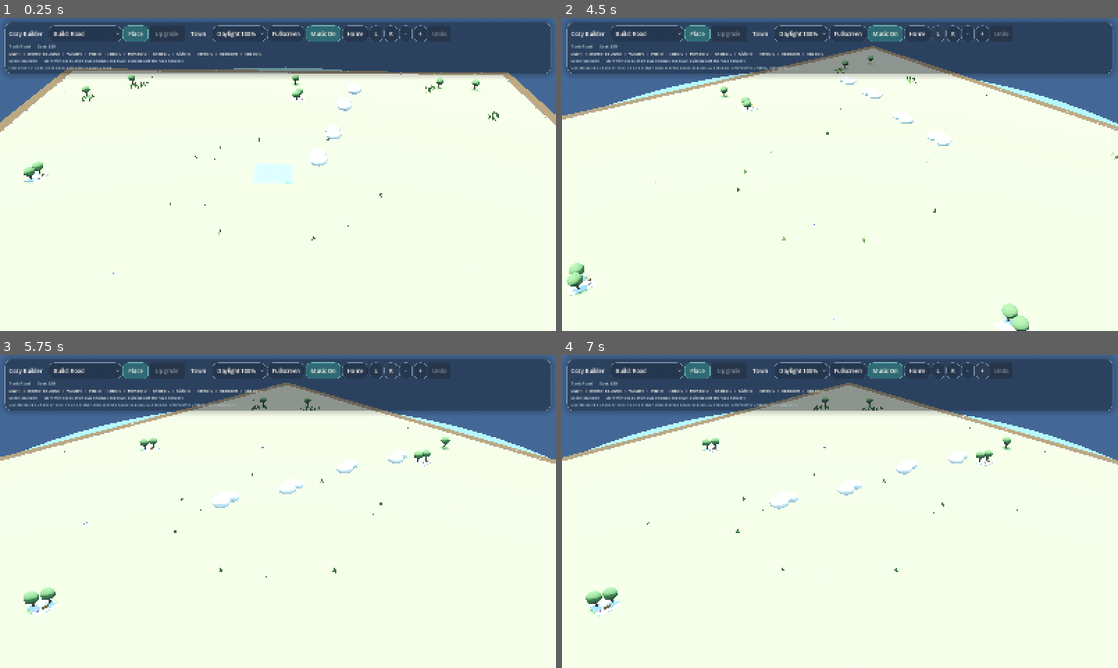
Above: before the commit, frames 1-4 (two rows, left to right).
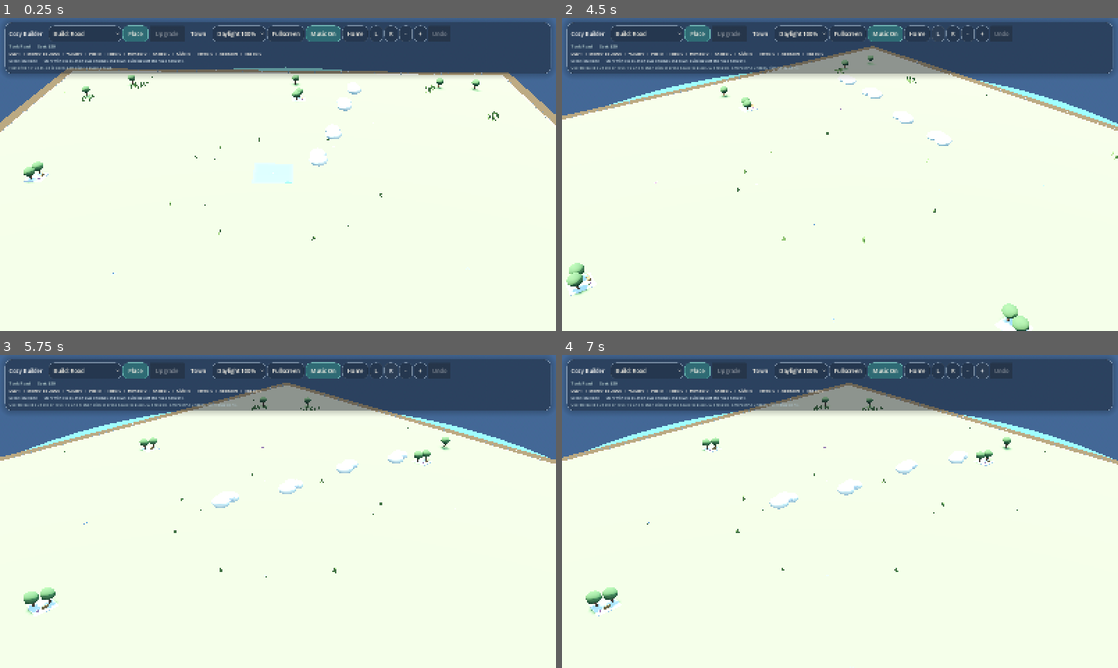
Above: after the commit, the same moments.

Repository: johnswaffles/my-backend-api
Game: Godot game, scene res://scenes/main_scene.tscn
Same seed, same stepped clock (60 frames per second), same inputs: the game is played once before the commit and once after it.
Inputs:
- Up to frame 1 (0.25 s): no input
- Up to frame 2 (4.5 s): click "Build: Road" at 0.5 s; click "Place" at 1.25 s; click "Town" at 2 s; click "Daylight 100%" at 2.75 s; click "Home" at 3.5 s; click "L" at 4.25 s
- Up to frame 3 (5.75 s): click "R" at 5 s
- Up to frame 4 (7 s): click "-" at 5.75 s; click "+" at 6.5 s

The runs differ from the first frame. In frame 1, less than 0.1% of the frame differs, in the area x 5-87%, y 20-51%; in frame 2, less than 0.1%; in frame 3, less than 0.1%; in frame 4, less than 0.1%, in the area x 4-81%, y 27-80%.

Commit message:
Improve cozy builder visuals

Diff:
--- a/cozy-builder-godot/scripts/building_system.gd
+++ b/cozy-builder-godot/scripts/building_system.gd
@@ -202,12 +202,20 @@
 var _soil_material: StandardMaterial3D
 var _stone_material: StandardMaterial3D
 var _water_material: StandardMaterial3D
+var _water_highlight_material: StandardMaterial3D
 var _road_material: StandardMaterial3D
+var _road_top_detail_material: StandardMaterial3D
+var _road_edge_highlight_material: StandardMaterial3D
+var _crosswalk_material: StandardMaterial3D
 var _road_mark_material: StandardMaterial3D
 var _sidewalk_material: StandardMaterial3D
 var _window_material: StandardMaterial3D
+var _window_frame_material: StandardMaterial3D
+var _roof_fascia_material: StandardMaterial3D
 var _street_lamp_bulb_material: StandardMaterial3D
 var _leaf_material: StandardMaterial3D
+var _leaf_material_light: StandardMaterial3D
+var _leaf_material_dark: StandardMaterial3D
 var _trunk_material: StandardMaterial3D
 var _flower_material_pink: StandardMaterial3D
 var _flower_material_blue: StandardMaterial3D
@@ -386,18 +394,26 @@
 
 
 func _build_materials() -> void:
-	_ground_material_a = _make_material("7d8753", 0.98)
-	_ground_material_b = _make_material("6f784a", 0.98)
-	_ground_material_c = _make_material("95a16a", 0.98)
+	_ground_material_a = _make_material("8da061", 0.96)
+	_ground_material_b = _make_material("7f9258", 0.97)
+	_ground_material_c = _make_material("a7b774", 0.96)
 	_soil_material = _make_material("5c4631", 0.99)
-	_stone_material = _make_material("d8c8b6", 0.94)
-	_water_material = _make_material("587f92", 0.34, 0.0, true, "d5f0f6", 0.12)
-	_road_material = _make_material("474b53", 0.98)
-	_road_mark_material = _make_material("e0be57", 0.82)
-	_sidewalk_material = _make_material("cdbca4", 0.94)
-	_window_material = _make_material("ffb85b", 0.16, 0.0, true, "ffd18a", 0.14)
+	_stone_material = _make_material("ddcbb7", 0.9)
+	_water_material = _make_material("4d91a2", 0.26, 0.0, true, "c7f1f4", 0.1)
+	_water_highlight_material = _make_transparent_material(Color("d6f9f2"), 0.42, 0.26)
+	_road_material = _make_material("444950", 0.98)
+	_road_top_detail_material = _make_material("5f666e", 0.96)
+	_road_edge_highlight_material = _make_material("bbc0b4", 0.9)
+	_crosswalk_material = _make_material("eee6d4", 0.88)
+	_road_mark_material = _make_material("f0c84f", 0.78)
+	_sidewalk_material = _make_material("d5c4aa", 0.9)
+	_window_material = _make_material("ffc66f", 0.12, 0.0, true, "ffd894", 0.22)
+	_window_frame_material = _make_material("f3ead8", 0.86)
+	_roof_fascia_material = _make_material("73533b", 0.84)
 	_street_lamp_bulb_material = _make_material("fff4d8", 0.04, 0.0, true, "ffe7a8", 0.38)
-	_leaf_material = _make_material("5f7f4a", 0.98)
+	_leaf_material = _make_material("5f7f4a", 0.96)
+	_leaf_material_light = _make_material("7f9a57", 0.96)
+	_leaf_material_dark = _make_material("3f633a", 0.98)
 	_trunk_material = _make_material("6d4d39", 0.94)
 	_flower_material_pink = _make_material("d98fae", 0.82)
 	_flower_material_blue = _make_material("89afd9", 0.82)
@@ -3268,6 +3284,21 @@
 	shallows.position = Vector3(0.0, -0.49, 0.0)
 	grid_root.add_child(shallows)
 
+	for ring_data in [
+		{"radius": float(GRID_SIZE) * 0.506, "height": -0.425, "alpha": 0.16},
+		{"radius": float(GRID_SIZE) * 0.472, "height": -0.43, "alpha": 0.09},
+	]:
+		var ripple := MeshInstance3D.new()
+		var ripple_mesh := TorusMesh.new()
+		ripple_mesh.inner_radius = float(ring_data["radius"]) - 0.04
+		ripple_mesh.outer_radius = float(ring_data["radius"]) + 0.04
+		ripple_mesh.rings = 8
+		ripple_mesh.ring_segments = 96
+		ripple.mesh = ripple_mesh
+		ripple.material_override = _make_transparent_material(Color("dff8ef"), 0.36, float(ring_data["alpha"]))
+		ripple.position = Vector3(0.0, float(ring_data["height"]), 0.0)
+		grid_root.add_child(ripple)
+
 
 func _build_island_base() -> void:
 	var base := MeshInstance3D.new()
@@ -3578,6 +3609,9 @@
 	_add_soft_block(Vector3(0.0, 0.04, 0.0), Vector3(shore_size.x * 0.86, 0.04, shore_size.y * 0.86), shore_color, lot_root, 0.18)
 	_add_soft_block(Vector3(0.0, 0.06, 0.0), Vector3(water_size.x, 0.03, water_size.y), water_deep, structure_root, 0.22)
 	_add_soft_block(Vector3(0.0, 0.08, 0.0), Vector3(water_size.x * 0.82, 0.02, water_size.y * 0.82), water_surface, structure_root, 0.18)
+	_add_box(Vector3(-water_size.x * 0.14, 0.096, -water_size.y * 0.12), Vector3(water_size.x * 0.46, 0.012, 0.035), _water_highlight_material, structure_root)
+	_add_box(Vector3(water_size.x * 0.18, 0.098, water_size.y * 0.16), Vector3(water_size.x * 0.28, 0.012, 0.03), _water_highlight_material, structure_root)
+	_add_box(Vector3(water_size.x * 0.06, 0.1, 0.0), Vector3(0.035, 0.012, water_size.y * 0.36), _water_highlight_material, structure_root)
 	_add_box(Vector3(0.0, 0.07, water_size.y * 0.46), Vector3(water_size.x * 0.92, 0.02, 0.08), shore_color, lot_root)
 	_add_box(Vector3(0.0, 0.07, -water_size.y * 0.46), Vector3(water_size.x * 0.92, 0.02, 0.08), shore_color, lot_root)
 	_add_box(Vector3(water_size.x * 0.46, 0.07, 0.0), Vector3(0.08, 0.02, water_size.y * 0.92), shore_color, lot_root)
@@ -4338,7 +4372,51 @@
 		_add_box(Vector3(-0.18, 0.108, 0.0), Vector3(0.05, 0.012, 0.84), rail_material, root)
 		_add_box(Vector3(0.18, 0.108, 0.0), Vector3(0.05, 0.012, 0.84), rail_material, root)
 
+	if not preview:
+		_add_road_finish_details(root, vertical_straight, horizontal_straight, intersection, north, east, south, west)
+
 	return root
+
+
+func _add_road_finish_details(root: Node3D, vertical_straight: bool, horizontal_straight: bool, intersection: bool, north: bool, east: bool, south: bool, west: bool) -> void:
+	if vertical_straight:
+		_add_box(Vector3(-1.76, 0.122, 0.0), Vector3(0.035, 0.012, 3.58), _road_edge_highlight_material, root)
+		_add_box(Vector3(1.76, 0.122, 0.0), Vector3(0.035, 0.012, 3.58), _road_edge_highlight_material, root)
+		_add_road_patch(root, Vector3(-0.58, 0.123, -0.72), Vector3(0.62, 0.01, 0.34))
+		_add_road_patch(root, Vector3(0.72, 0.123, 0.58), Vector3(0.54, 0.01, 0.28))
+	elif horizontal_straight:
+		_add_box(Vector3(0.0, 0.122, -1.76), Vector3(3.58, 0.012, 0.035), _road_edge_highlight_material, root)
+		_add_box(Vector3(0.0, 0.122, 1.76), Vector3(3.58, 0.012, 0.035), _road_edge_highlight_material, root)
+		_add_road_patch(root, Vector3(-0.72, 0.123, -0.58), Vector3(0.34, 0.01, 0.62))
+		_add_road_patch(root, Vector3(0.58, 0.123, 0.72), Vector3(0.28, 0.01, 0.54))
+	elif intersection:
+		for offset in [-1.76, 1.76]:
+			_add_box(Vector3(offset, 0.122, 0.0), Vector3(0.035, 0.012, 3.82), _road_edge_highlight_material, root)
+			_add_box(Vector3(0.0, 0.122, offset), Vector3(3.82, 0.012, 0.035), _road_edge_highlight_material, root)
+		if north:
+			_add_crosswalk_local(root, Vector3(0.0, 0.128, -1.34), true)
+		if south:
+			_add_crosswalk_local(root, Vector3(0.0, 0.128, 1.34), true)
+		if east:
+			_add_crosswalk_local(root, Vector3(1.34, 0.128, 0.0), false)
+		if west:
+			_add_crosswalk_local(root, Vector3(-1.34, 0.128, 0.0), false)
+		_add_road_patch(root, Vector3(-0.68, 0.123, 0.58), Vector3(0.38, 0.01, 0.48))
+		_add_road_patch(root, Vector3(0.72, 0.123, -0.54), Vector3(0.42, 0.01, 0.42))
+
+
+func _add_road_patch(root: Node3D, center: Vector3, size: Vector3) -> void:
+	var patch := _add_box(center, size, _road_top_detail_material, root)
+	patch.rotation_degrees.y = 0.0
+
+
+func _add_crosswalk_local(root: Node3D, center: Vector3, horizontal: bool) -> void:
+	for stripe_index in range(4):
+		var offset := (float(stripe_index) - 1.5) * 0.22
+		if horizontal:
+			_add_box(center + Vector3(offset, 0.0, 0.0), Vector3(0.1, 0.012, 0.72), _crosswalk_material, root)
+		else:
+			_add_box(center + Vector3(0.0, 0.0, offset), Vector3(0.72, 0.012, 0.1), _crosswalk_material, root)
 
 
 func _road_in_source(cell: Vector2i, road_source: Array) -> bool:
@@ -4567,8 +4645,9 @@
 	_add_shadow_disc_local(Vector3(0.0, 0.01, 0.0), Vector2(0.9, 0.7), 0.18, root)
 	_add_local_cylinder(Vector3(0.0, 0.34, 0.0), 0.11, 0.08, 0.68, _trunk_material, root)
 	_add_local_sphere(Vector3(0.0, 0.92, 0.02), 0.52, 0.86, _leaf_material, root)
-	_add_local_sphere(Vector3(-0.2, 0.84, 0.0), 0.34, 0.66, _leaf_material, root)
-	_add_local_sphere(Vector3(0.22, 0.84, -0.08), 0.3, 0.58, _leaf_material, root)
+	_add_local_sphere(Vector3(-0.2, 0.84, 0.0), 0.34, 0.66, _leaf_material_light, root)
+	_add_local_sphere(Vector3(0.22, 0.84, -0.08), 0.3, 0.58, _leaf_material_dark, root)
+	_add_local_sphere(Vector3(0.08, 1.12, -0.06), 0.24, 0.38, _leaf_material_light, root)
 
 
 func _add_grass_clump(position_3d: Vector3, scale_factor: float) -> void:
@@ -4997,8 +5076,9 @@
 	_add_shadow_disc_local(position_3d + Vector3(0.0, 0.01, 0.0), Vector2(0.82, 0.64), 0.16, parent)
 	_add_local_cylinder(position_3d + Vector3(0.0, 0.34, 0.0), 0.11, 0.08, 0.68, _trunk_material, parent)
 	_add_local_sphere(position_3d + Vector3(0.0, 0.92, 0.02), 0.52, 0.86, _leaf_material, parent)
-	_add_local_sphere(position_3d + Vector3(-0.2, 0.84, 0.0), 0.34, 0.66, _leaf_material, parent)
-	_add_local_sphere(position_3d + Vector3(0.22, 0.84, -0.08), 0.3, 0.58, _leaf_material, parent)
+	_add_local_sphere(position_3d + Vector3(-0.2, 0.84, 0.0), 0.34, 0.66, _leaf_material_light, parent)
+	_add_local_sphere(position_3d + Vector3(0.22, 0.84, -0.08), 0.3, 0.58, _leaf_material_dark, parent)
+	_add_local_sphere(position_3d + Vector3(0.06, 1.1, -0.04), 0.22, 0.36, _leaf_material_light, parent)
 
 
 func _add_local_flower_patch(center: Vector3, count: int, material: StandardMaterial3D, parent: Node) -> void:
@@ -5025,14 +5105,24 @@
 
 
 func _add_window_band(position_3d: Vector3, size: Vector3) -> void:
-	var band := _add_box(position_3d, size, _window_material, building_root)
-	_window_bands.append(band)
+	_add_window_band_local(position_3d, size, building_root)
 
 
 func _add_window_band_local(position_3d: Vector3, size: Vector3, parent: Node, material: Material = null) -> MeshInstance3D:
 	var band_material: Material = material if material != null else _window_material
-	var band := _add_box(position_3d, size, band_material, parent)
+	var frame_size := Vector3(
+		size.x + (0.08 if size.x >= size.z else 0.045),
+		size.y + 0.075,
+		size.z + (0.08 if size.z > size.x else 0.045)
+	)
+	_add_box(position_3d - Vector3(0.0, 0.0, 0.006), frame_size, _window_frame_material, parent)
+	var band := _add_box(position_3d + Vector3(0.0, 0.0, 0.012), size, band_material, parent)
 	_window_bands.append(band)
+	if maxf(size.x, size.z) > 0.24:
+		if size.x >= size.z:
+			_add_box(position_3d + Vector3(0.0, 0.0, 0.02), Vector3(0.025, size.y * 0.86, maxf(size.z * 0.7, 0.02)), _roof_fascia_material, parent)
+		else:
+			_add_box(position_3d + Vector3(0.0, 0.0, 0.02), Vector3(maxf(size.x * 0.7, 0.02), size.y * 0.86, 0.025), _roof_fascia_material, parent)
 	return band
 
 
@@ -5119,6 +5209,15 @@
 	left.rotation_degrees.x = -tilt_degrees
 	right.rotation_degrees.x = tilt_degrees
 	_add_box(center + Vector3(0.0, size.y * 0.24, 0.0), Vector3(size.x * 0.12, size.y * 0.8, 0.08), material, parent)
+	var trim_material := _roof_fascia_material
+	var material_3d := material as StandardMaterial3D
+	if material_3d != null:
+		trim_material = _make_material_from_color(material_3d.albedo_color.darkened(0.28), 0.86)
+	_add_box(center + Vector3(0.0, size.y * 0.34, 0.0), Vector3(size.x * 0.96, maxf(0.035, size.y * 0.16), 0.055), trim_material, parent)
+	_add_box(center + Vector3(0.0, -size.y * 0.42, size.z * 0.49), Vector3(size.x * 1.04, maxf(0.035, size.y * 0.14), 0.08), trim_material, parent)
+	_add_box(center + Vector3(0.0, -size.y * 0.42, -size.z * 0.49), Vector3(size.x * 1.04, maxf(0.035, size.y * 0.14), 0.08), trim_material, parent)
+	_add_box(center + Vector3(size.x * 0.51, -size.y * 0.3, 0.0), Vector3(0.07, maxf(0.035, size.y * 0.12), size.z * 0.86), trim_material, parent)
+	_add_box(center + Vector3(-size.x * 0.51, -size.y * 0.3, 0.0), Vector3(0.07, maxf(0.035, size.y * 0.12), size.z * 0.86), trim_material, parent)
 
 
 func _add_soft_block(center: Vector3, size: Vector3, material: Material, parent: Node, corner_radius: float = 0.14) -> Node3D:
Not shown, changed: public/godot-playtest/index.html
Not shown, changed: public/godot-playtest/index.pck
